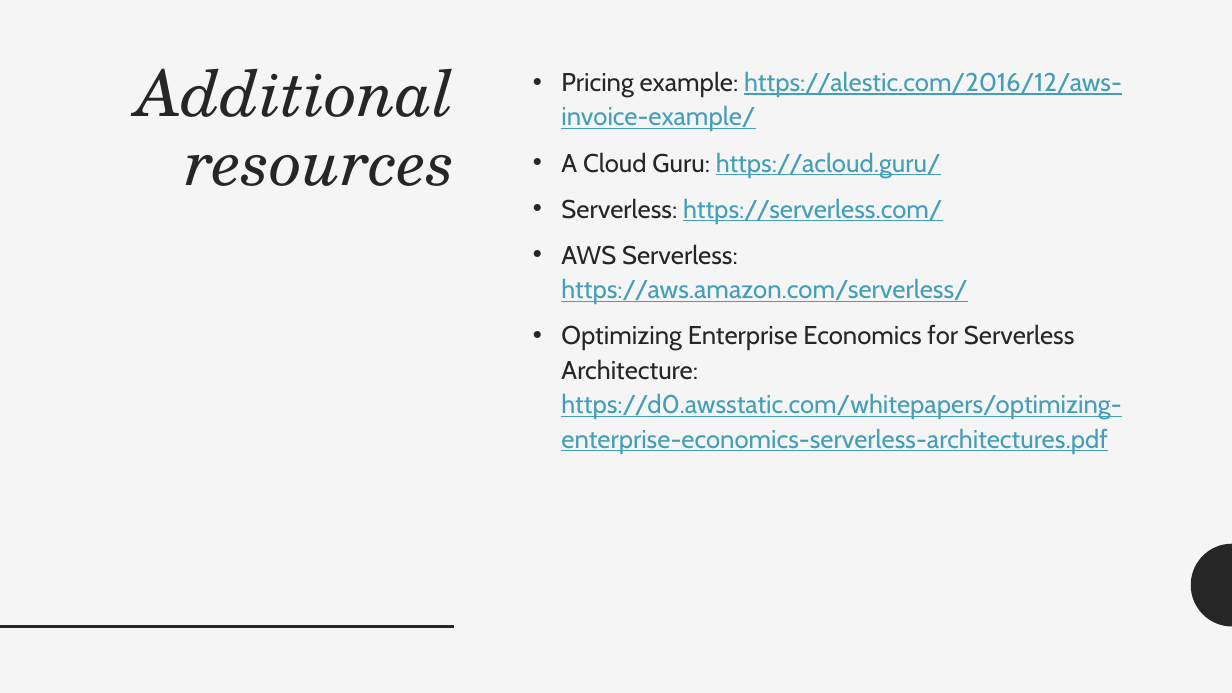
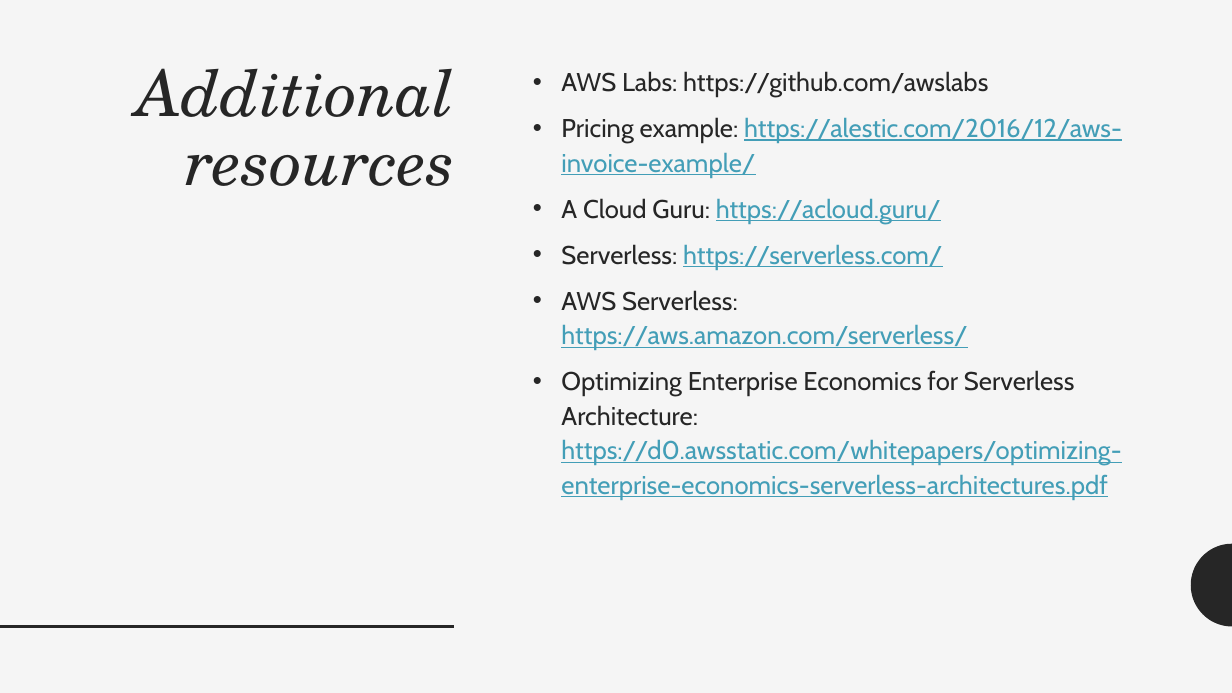
Before and after one commit to adrianpomilio/going-serverless, a slide deck: slide 30 of going-serverless-2017.pptx (slide 29 before the commit). Drawn at 1232x693 pixels with LibreOffice and Linux fonts; fonts in the diff are those of the drawing. Boxes give left, top, right and bottom in pixels: in the first picture for what was removed or moved away, otherwise in the second. Text is boxed around its words. In the diff, an @@ line names an element or a change of style, - is before the commit and + after.

```diff
--- a/going-serverless-2017.pptx
+++ b/going-serverless-2017.pptx
@@ text at <box>561,71,988,97</box>: paragraph added @@
+• AWS Labs: https://github.com/awslabs
```
Also in this commit, not shown: 1 slide added.
